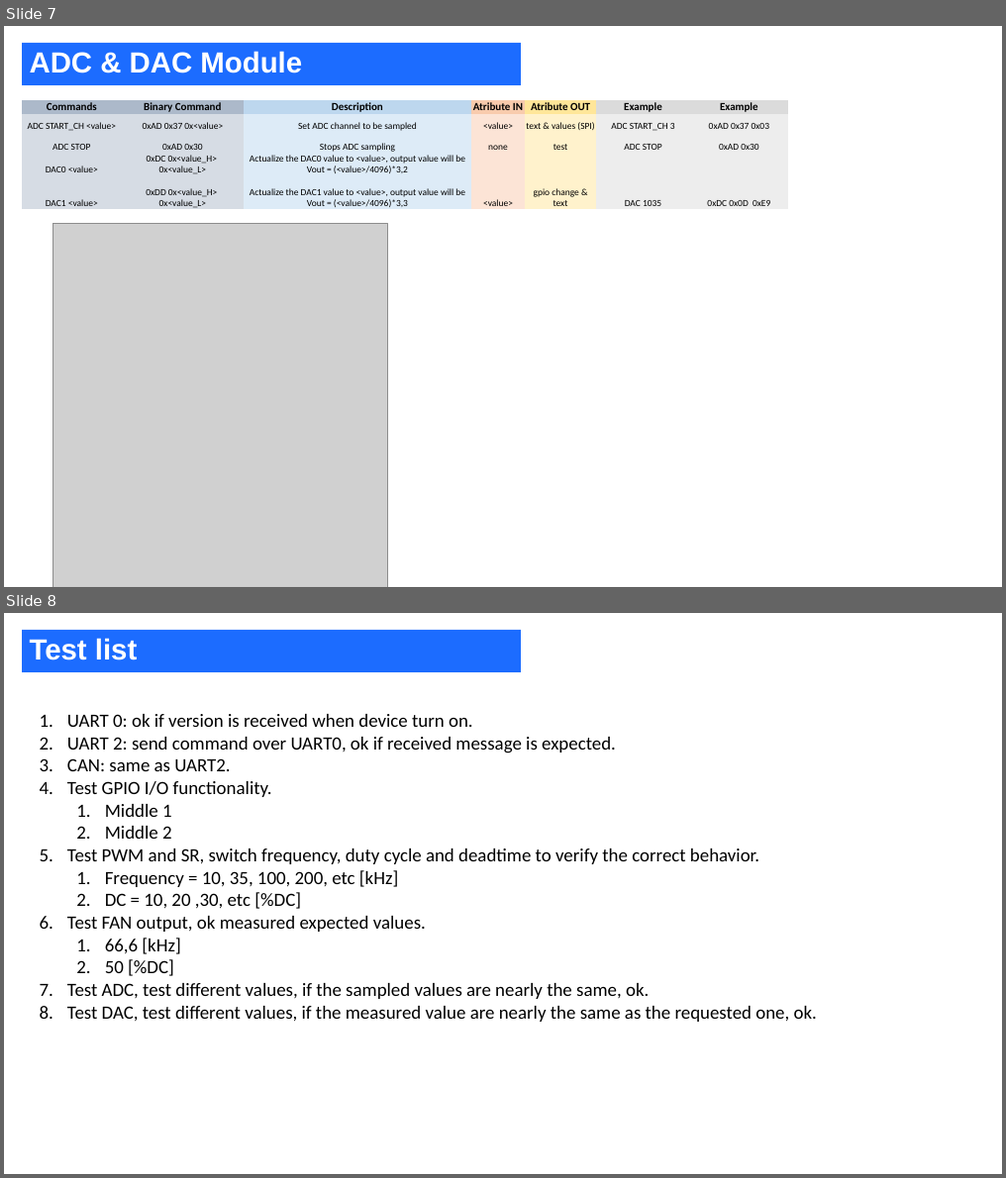
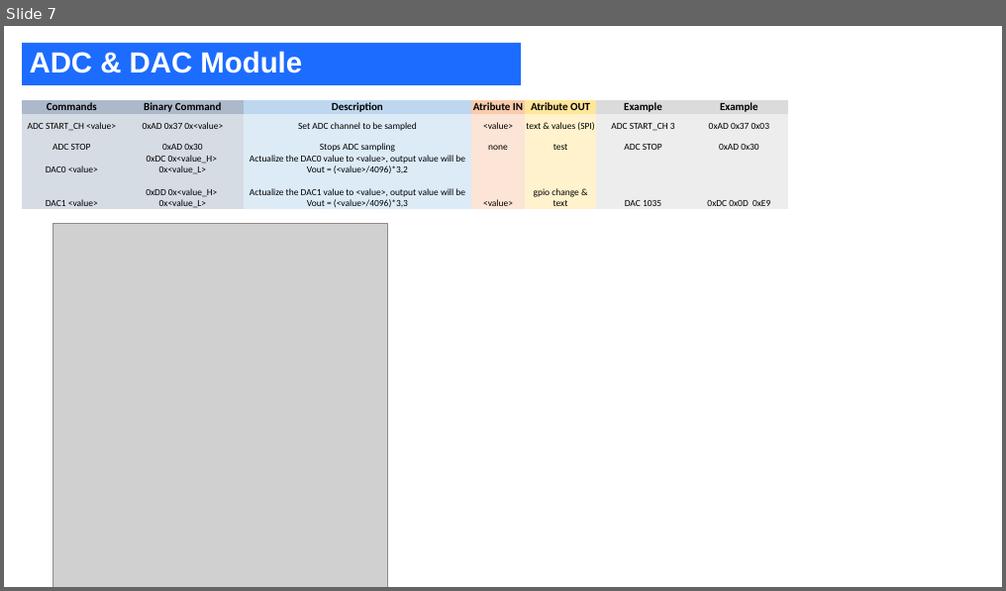
Before and after one commit to JosepIzquierdoMPS/Debug-MPF-32020, a slide deck: FirmwareTransfer_Report.pptx. Shown one above the other, each under a label of ours: slides 7 and 8 before the commit, slide 7 after it. The pictures are 1006x1178 and 1006x591 pixels, drawn with LibreOffice and Linux fonts; fonts in the diff are those of the drawing; grey boxes stand for pictures. Boxes give left, top, right and bottom in pixels: in the first picture for what was removed or moved away, otherwise in the second. Text is boxed around its words. In the diff, an @@ line names an element or a change of style, - is before the commit and + after.

```diff
--- a/FirmwareTransfer_Report.pptx
+++ b/FirmwareTransfer_Report.pptx
@@ slide 8 removed at bbox=[4, 613, 1002, 1174], background #FFFFFF @@
@@ title removed at bbox=[22, 630, 522, 672] @@
-Test list
@@ text removed at bbox=[67, 714, 817, 1022] @@
-1. UART 0: ok if version is received when device turn on.
-2. UART 2: send command over UART0, ok if received message is expected.
-3. CAN: same as UART2.
-4. Test GPIO I/O functionality.
-  1. Middle 1
-  2. Middle 2
-5. Test PWM and SR, switch frequency, duty cycle and deadtime to verify the correct behavior.
-  1. Frequency = 10, 35, 100, 200, etc [kHz]
-  2. DC = 10, 20 ,30, etc [%DC]
-6. Test FAN output, ok measured expected values.
-  1. 66,6 [kHz]
-  2. 50 [%DC]
-7. Test ADC, test different values, if the sampled values are nearly the same, ok.
-8. Test DAC, test different values, if the measured value are nearly the same as the requested one, ok.
```
Also in this commit, not shown: 3 slides added, 4 other files.
